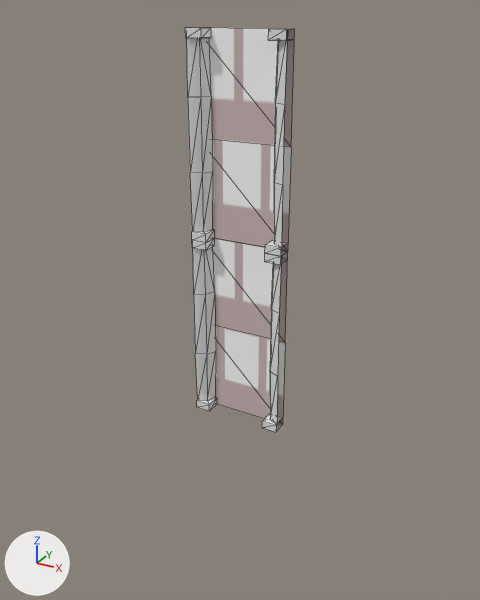
The OBJ model GMCjam40/datafiles/Scenery/OuterWall.obj: old version first, new version second.
One viewpoint serves both versions: a camera (50 mm lens) standing at (113.3, -178.8, 69.2) and looking at (14.0, 1.7, -21.1). Every picture has the same lights, and +X, +Y and +Z are marked at lower left. Mesh edges are drawn as thin lines. Where no turn or scale is listed for an object, it has been applied to the vertices.

In view in the first picture: 'Cube.046_Column.008'.
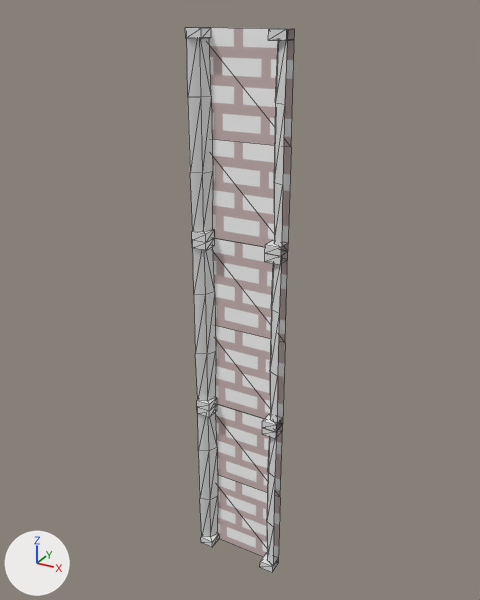
Where the change shows, as pixel boxes [x1, y1, x2, y2] in the pictures (480 x 600 px):
'Cube.046_Column.008', reshaped (34% taller): before [185, 27, 295, 432]; after [185, 27, 295, 572]
part 1 of me_cube_046_column_008, added: after [201, 533, 219, 547]
part 2 of me_cube_046_column_008, added: after [197, 405, 217, 418]
part 3 of me_cube_046_column_008, added: after [260, 553, 278, 572]
part 4 of me_cube_046_column_008, added: after [262, 423, 282, 439]
part 5 of me_cube_046_column_008, added: after [198, 412, 218, 537]
part 6 of me_cube_046_column_008, added: after [267, 431, 277, 565]
part 7 of me_cube_046_column_008, added: after [216, 404, 283, 563]
part 8 of me_cube_046_column_008, surface changed: [197, 43, 294, 432] in both

What changed in the scene script:
```text
Change me_cube_046_column_008:
    used by ob_cube_046_column_008; location = (0.0, 0.0, 0.0)
    remove me_cube_046_column_008.from_pydata(...)  # 124 vertices, 120 faces; spans x 0.0..32.0, y -5.3..0.0, z -64.0..64.0
    add me_cube_046_column_008.from_pydata(...)  # 186 vertices, 180 faces; spans x 0.0..32.0, y -5.3..0.0, z -128.0..64.0
    me_cube_046_column_008 part 1: the loose piece of 8 vertices spanning x 0.0..5.3, y -5.3..0.0, z -64.0..-61.2 is copied, and the copy is moved by (0.0, 0.0, -64.0); it spans x 0.0..5.3, y -5.3..0.0, z -128.0..-125.2
    me_cube_046_column_008 part 2: the loose piece of 8 vertices spanning x 0.0..5.3, y -5.3..0.0, z -64.0..-61.2 is copied, and the copy is moved by (0.0, 0.0, -2.8); it spans x 0.0..5.3, y -5.3..0.0, z -66.8..-64.0
    me_cube_046_column_008 part 3: the loose piece of 8 vertices spanning x 26.7..32.0, y -5.3..0.0, z -64.0..-61.2 is copied, and the copy is moved by (0.0, 0.0, -64.0); it spans x 26.7..32.0, y -5.3..0.0, z -128.0..-125.2
    me_cube_046_column_008 part 4: the loose piece of 8 vertices spanning x 26.7..32.0, y -5.3..0.0, z -64.0..-61.2 is copied, and the copy is moved by (0.0, 0.0, -2.8); it spans x 26.7..32.0, y -5.3..0.0, z -66.8..-64.0
    me_cube_046_column_008 part 5: the loose piece of 12 vertices spanning x 0.0..5.1, y -5.1..0.0, z -61.2..0.0 is copied, and the copy is moved by (0.0, 0.0, -64.0); it spans x 0.0..5.1, y -5.1..0.0, z -125.2..-64.0
    me_cube_046_column_008 part 6: the loose piece of 12 vertices spanning x 26.9..32.0, y -5.1..0.0, z -61.2..0.0 is copied, and the copy is moved by (0.0, 0.0, -64.0); it spans x 26.9..32.0, y -5.1..0.0, z -125.2..-64.0
    me_cube_046_column_008 part 7: the loose piece of 6 vertices spanning x 0.0..32.0, y 0.0, z -64.0..0.0 is copied, and the copy is moved by (0.0, 0.0, -64.0); it spans x 0.0..32.0, y 0.0, z -128.0..-64.0
    me_cube_046_column_008 part 8: 118 kept faces spanning x 0.0..32.0, y -5.3..0.0, z -64.0..64.0 get new texture (UV) coordinates
```
